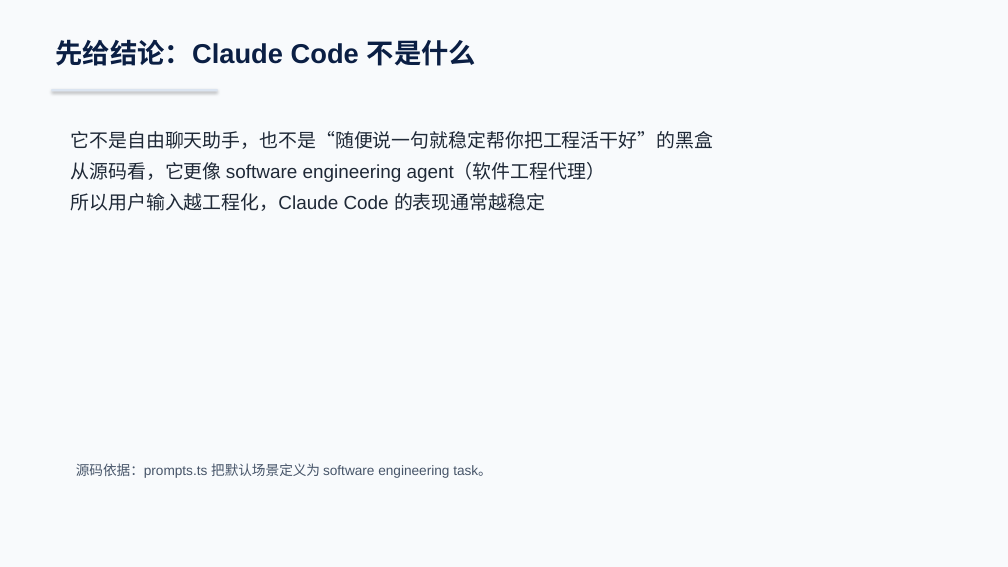
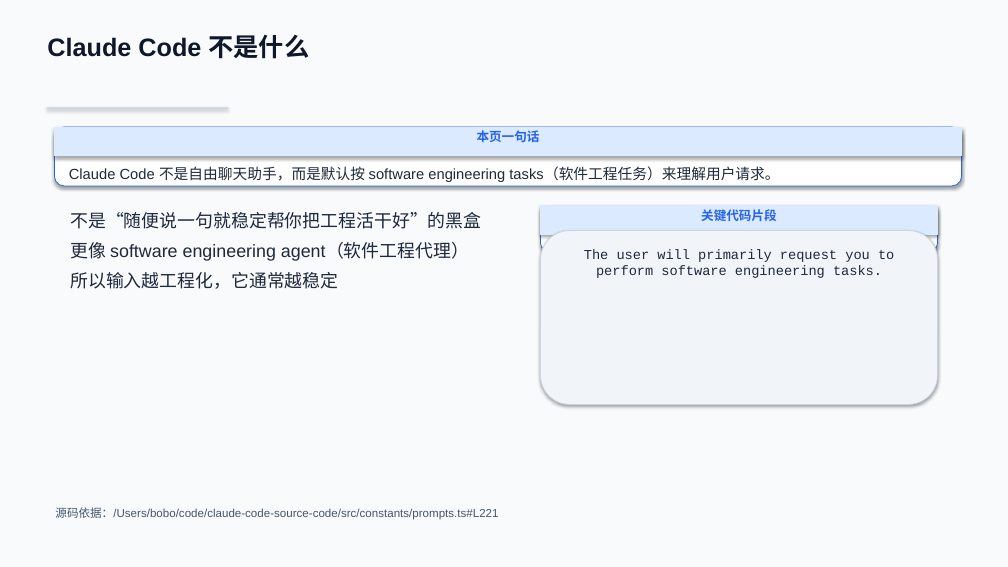
Before and after one commit to boboliu-1010/ccode, a slide deck: slide 3 of docs/zh/09-Claude Code 使用技巧与注意事项-WPS兼容版.pptx (slide 2 before the commit). Drawn at 1008x567 pixels with LibreOffice and Linux fonts; fonts in the diff are those of the drawing. Boxes give left, top, right and bottom in pixels: in the first picture for what was removed or moved away, otherwise in the second. Text is boxed around its words. In the diff, an @@ line names an element or a change of style, - is before the commit and + after.

```diff
--- a/docs/zh/09-Claude Code 使用技巧与注意事项-WPS兼容版.pptx
+++ b/docs/zh/09-Claude Code 使用技巧与注意事项-WPS兼容版.pptx
@@ text at [47, 35, 309, 59]: text changed; size 26 to 24 pt; text colour #0B1F44 to #0F172A @@
-先给结论：Claude Code 不是什么
+Claude Code 不是什么
@@ rectangle: place and size @@
-rectangle at [51, 89, 218, 91]
+rectangle at [47, 107, 228, 109]
@@ rectangle at [47, 107, 228, 109]: fill #DBE4F0 to #CBD5E1 @@
@@ rounded rectangle added at [54, 127, 962, 186], fill #FFFFFF, outline #2563EB 0.75 pt @@
@@ rectangle added at [54, 127, 962, 156], fill #DBEAFE, outline #DBEAFE 0.75 pt, 12 pt, text #2563EB, bold @@
+本页一句话
@@ text added at [69, 166, 779, 182], 14 pt, text #1E293B @@
+Claude Code 不是自由聊天助手，而是默认按 software engineering tasks（软件工程任务）来理解用户请求。
@@ rounded rectangle added at [541, 206, 938, 251], fill #FFFFFF, outline #2563EB 0.75 pt @@
@@ rectangle added at [541, 206, 938, 234], fill #DBEAFE, outline #DBEAFE 0.75 pt, 12 pt, text #2563EB, bold @@
+关键代码片段
@@ text at [70, 212, 481, 289]: text changed; size 18 to 17 pt; text colour #1F2937 to #1E293B @@
-它不是自由聊天助手，也不是“随便说一句就稳定帮你把工程活干好”的黑盒
-从源码看，它更像 software engineering agent（软件工程代理）
-所以用户输入越工程化，Claude Code 的表现通常越稳定
+不是“随便说一句就稳定帮你把工程活干好”的黑盒
+更像 software engineering agent（软件工程代理）
+所以输入越工程化，它通常越稳定
@@ rounded rectangle added at [541, 231, 938, 405], fill #F1F5F9, outline #CBD5E1 0.75 pt, 13 pt, text #1E293B @@
+The user will primarily request you to perform software engineering tasks.
@@ text at [55, 507, 498, 520]: text changed; size 13 to 11 pt @@
-源码依据：prompts.ts 把默认场景定义为 software engineering task。
+源码依据：/Users/bobo/code/claude-code-source-code/src/constants/prompts.ts#L221
```
Also in this commit, not shown: 6 other slides changed, 7 slides added, 6 slides removed, 1 other file.
